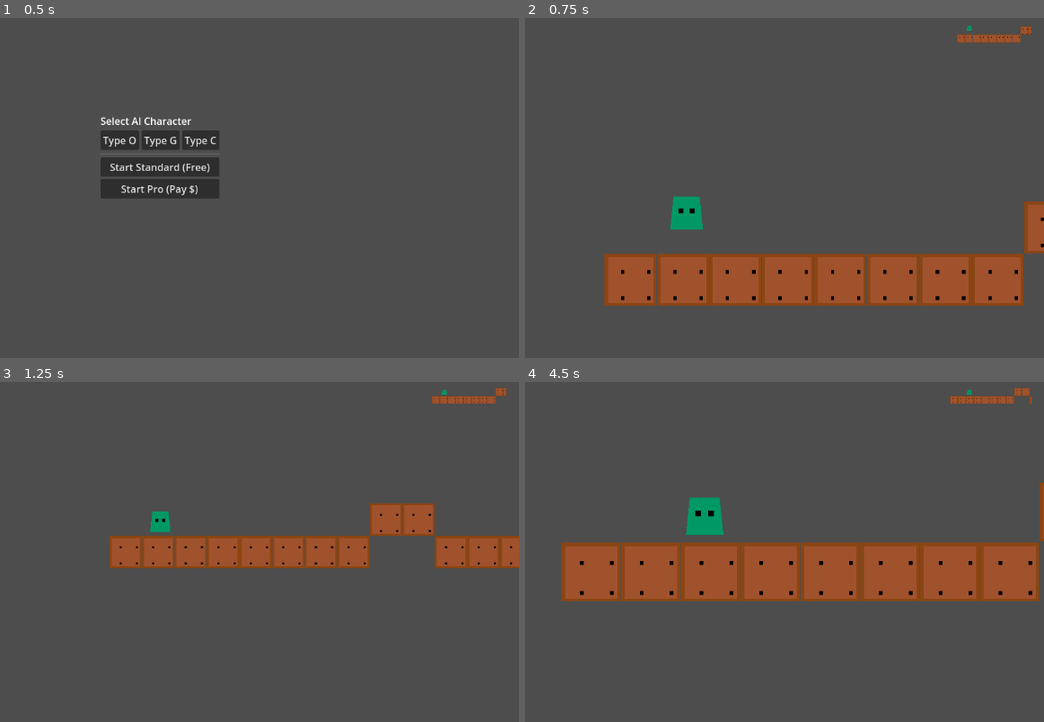
Above: before the commit, frames 1-4 (two rows, left to right).
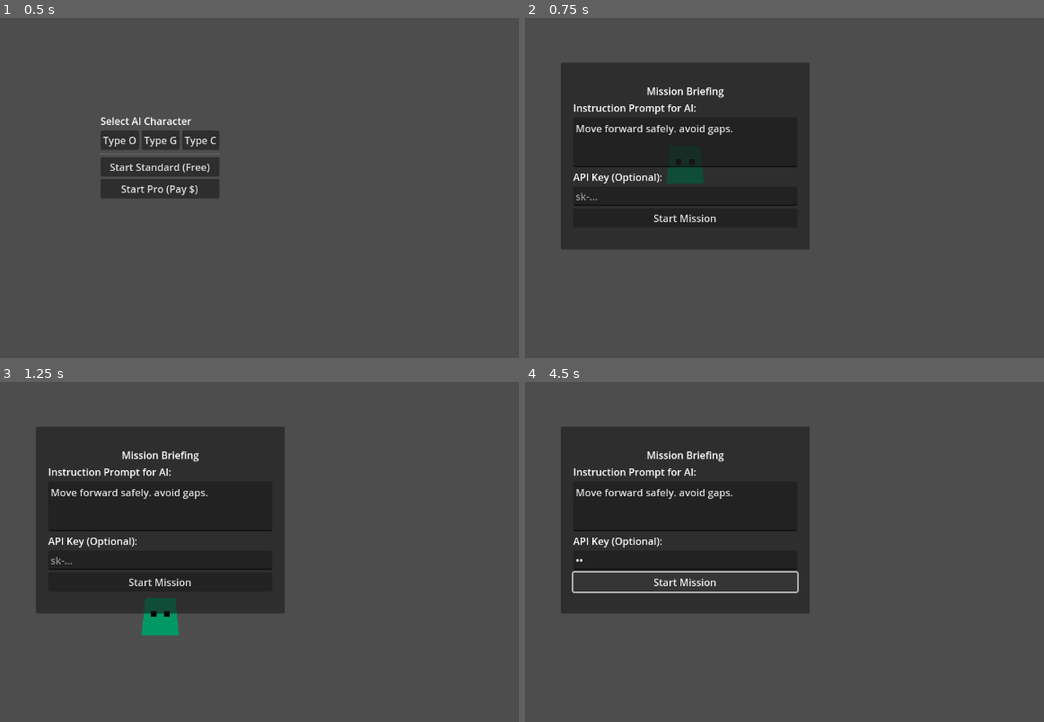
Above: after the commit, the same moments.

Repository: Naoki-kubo64/AI-Action
Game: Godot game, scene res://scenes/main_menu.tscn
Two runs of this game, one before a commit and one after it. Both use one fixed random seed, a clock stepped at 60 frames per second and the inputs below.
Inputs (mouse positions are in pixels of both pictures, inside the frame that each line leads up to):
- Up to frame 1 (0.5 s): no input
- Up to frame 2 (0.75 s): click "Start Standard (Free)" at 0.5 s
- Up to frame 3 (1.25 s): no input
- Up to frame 4 (4.5 s): click (685, 582) at 1.25 s, where only the run after the commit has a clickable "Start Mission"; click (685, 582) at 2 s, where only the run after the commit has a clickable "Start Mission"; click (685, 558) at 2.77 s; type "12" at 2.85 s; click "Start Mission" at 3.5 s

Frame 1 is identical in both runs. In frame 2, 39% of the frame differs, in the area x 6-100%, y 2-85%; in frame 3, 31%; in frame 4, 34%.
Error after the commit: Parse Error: Identifier "system_prompt" not declared in the current scope. (res://scripts/services/llm_service.gd:33)

Commit message:
feat: massively expand ai action set (creep, sprint, high_jump, dance, etc)

Diff:
--- a/scripts/controllers/game_controller.gd
+++ b/scripts/controllers/game_controller.gd
@@ -13,86 +13,107 @@
 var max_turns: int = 30
 var user_prompt: String = ""
 
+# --- COMMAND DICTIONARY ---
+# Defines properties for every possible AI command
+var command_db = {
+	# Ground Movement
+	"STOP": {"speed": 0.0, "jump": 0.0, "duration": 0.5},
+	"WAIT": {"speed": 0.0, "jump": 0.0, "duration": 1.0},
+	"SHORT_WAIT": {"speed": 0.0, "jump": 0.0, "duration": 0.5},
+
+	"CREEP_RIGHT": {"speed": 0.3, "jump": 0.0, "duration": 0.4},
+	"STEP_RIGHT":  {"speed": 0.5, "jump": 0.0, "duration": 0.5},
+	"WALK_RIGHT":  {"speed": 1.0, "jump": 0.0, "duration": 0.8},
+	"RUN_RIGHT":   {"speed": 1.5, "jump": 0.0, "duration": 1.2},
+	"SPRINT_RIGHT":{"speed": 2.0, "jump": 0.0, "duration": 1.5},
+	"BACK_STEP":   {"speed": -0.5, "jump": 0.0, "duration": 0.3}, # Usually moves left if facing right, simplifies to negative speed
+
+	"CREEP_LEFT":  {"speed": -0.3, "jump": 0.0, "duration": 0.4},
+	"STEP_LEFT":   {"speed": -0.5, "jump": 0.0, "duration": 0.5},
+	"WALK_LEFT":   {"speed": -1.0, "jump": 0.0, "duration": 0.8},
+	"RUN_LEFT":    {"speed": -1.5, "jump": 0.0, "duration": 1.2},
+	"SPRINT_LEFT": {"speed": -2.0, "jump": 0.0, "duration": 1.5},
+
+	# Vertical Jumps
+	"HOP":         {"speed": 0.0, "jump": 0.5, "duration": 0.6},
+	"JUMP":        {"speed": 0.0, "jump": 1.0, "duration": 0.8},
+	"HIGH_JUMP":   {"speed": 0.0, "jump": 1.3, "duration": 1.0},
+	"SUPER_JUMP":  {"speed": 0.0, "jump": 1.6, "duration": 1.2},
+
+	# Directional Jumps (Right)
+	"HOP_RIGHT":        {"speed": 0.5, "jump": 0.5, "duration": 0.5},
+	"JUMP_RIGHT":       {"speed": 1.0, "jump": 1.0, "duration": 1.0},
+	"LONG_JUMP_RIGHT":  {"speed": 1.5, "jump": 1.0, "duration": 1.2},
+	"HIGH_JUMP_RIGHT":  {"speed": 0.5, "jump": 1.4, "duration": 1.2},
+	"DASH_JUMP_RIGHT":  {"speed": 2.0, "jump": 1.2, "duration": 1.5},
+
+	# Directional Jumps (Left)
+	"HOP_LEFT":        {"speed": -0.5, "jump": 0.5, "duration": 0.5},
+	"JUMP_LEFT":       {"speed": -1.0, "jump": 1.0, "duration": 1.0},
+	"LONG_JUMP_LEFT":  {"speed": -1.5, "jump": 1.0, "duration": 1.2},
+	"HIGH_JUMP_LEFT":  {"speed": -0.5, "jump": 1.4, "duration": 1.2},
+	"DASH_JUMP_LEFT":  {"speed": -2.0, "jump": 1.2, "duration": 1.5},
+
+	# Special
+	"DANCE": {"speed": 0.0, "jump": 0.0, "duration": 1.5, "special": "DANCE"},
+	"PANIC": {"speed": 0.0, "jump": 0.0, "duration": 1.0, "special": "PANIC"},
+}
+
 func _ready():
-	# Initial setup
 	if GameManager.current_character:
 		print("[GameController] Initialized with ", GameManager.current_character.character_name)
 		player.modulate = GameManager.current_character.base_color
 
-	# Connect signals
 	prompt_ui.game_start_requested.connect(_on_prompt_submitted)
 	LLMService.response_received.connect(_on_llm_response)
 
-	# Generate Level
 	var level_gen = $LevelGenerator
 	var start_pos = level_gen.generate_level($LevelRoot)
 	player.position = start_pos
 
-	# Start Sequence
 	_enter_preview_mode()
-
-	# Setup Minimap
 	_setup_minimap()
 
 func _setup_minimap():
 	var minimap_viewport = $CanvasLayer/MinimapContainer/SubViewportContainer/SubViewport
 	if minimap_viewport:
 		minimap_viewport.world_2d = get_viewport().world_2d
-		# Find Minimap Camera
 		var mini_cam = minimap_viewport.get_node("Camera2D")
 		if mini_cam:
-			# Sync position logic could be added in _process
 			var remote = RemoteTransform2D.new()
 			remote.remote_path = mini_cam.get_path()
 			player.add_child(remote)
 
 func _enter_preview_mode():
 	current_state = State.PREVIEW
-	print("[GameController] State: PREVIEW")
 	prompt_ui.visible = false
-
-	# Zoom out to show level
 	var tween = create_tween()
 	tween.tween_property(camera, "zoom", Vector2(0.5, 0.5), 1.0)
-
-	# Wait for 2 seconds then go to input
 	await get_tree().create_timer(2.0).timeout
 	_enter_input_mode()
 
 func _enter_input_mode():
 	current_state = State.INPUT
-	print("[GameController] State: INPUT")
-
-	# Zoom in to player
 	var tween = create_tween()
 	tween.tween_property(camera, "zoom", Vector2(1.5, 1.5), 0.5)
-
 	prompt_ui.visible = true
-	# Optional: prompt_ui.grab_focus() if implemented
 
 func _on_prompt_submitted(prompt: String, key: String):
 	if current_state != State.INPUT: return
-
 	user_prompt = prompt
 	GameManager.api_key = key
-
 	_enter_action_mode()
 
 func _enter_action_mode():
 	current_state = State.ACTION
-	print("[GameController] State: ACTION")
 	prompt_ui.visible = false
-
-	# Request AI Action ONE TIME
 	_request_ai_action()
 
 func _request_ai_action():
 	if GameManager.current_character == null:
-		print("[GameController] No character, skipping.")
 		_finish_action()
 		return
 
-	# Platformer Context
 	var context = _get_platformer_context()
 	var full_input = "User Instruction: " + user_prompt + "\nContext: " + context
 
@@ -105,58 +126,46 @@
 
 func _get_platformer_context() -> String:
 	var pos_x = int(player.position.x / 64)
-	return "Player at X-Grid=" + str(pos_x) + ". Is On Floor: " + str(player.is_on_floor())
+	return "Player Grid X: " + str(pos_x) + ". Is On Floor: " + str(player.is_on_floor())
 
 func _on_llm_response(response: String):
 	if current_state != State.ACTION: return
-
 	print("[GameController] AI Raw Response: ", response)
 
-	# Clean response
+	# Parse Sequence
 	response = response.replace("\n", "").replace(".", "").strip_edges()
-
-	# Split by commas for sequence
 	var commands = response.split(",")
 
 	for raw_cmd in commands:
-		var cmd = _parse_command(raw_cmd)
-		print("[GameController] Executing Step: ", cmd)
+		var cmd_str = raw_cmd.strip_edges().to_upper()
 
-		# Reset jump trigger for new command step
-		player.set_command(cmd)
-		player.jump_triggered = false
+		# Allow simple fuzzy matching if needed, but strict is better for now
+		# If key not found, try to find substring
+		var action_data = command_db.get("STOP") # Default
 
-		# Duration per step: 0.5s (Matches 128px/s * 0.5s = 64px = 1 block)
-		# If user said "Walk, Jump", we walk for 0.5s, then jump.
-		await get_tree().create_timer(0.5).timeout
+		if command_db.has(cmd_str):
+			action_data = command_db[cmd_str]
+		else:
+			# Fallback: check if includes "RIGHT"
+			if "RIGHT" in cmd_str: action_data = command_db["WALK_RIGHT"]
+			elif "LEFT" in cmd_str: action_data = command_db["WALK_LEFT"]
+			elif "JUMP" in cmd_str: action_data = command_db["JUMP"]
+
+		action_data["cmd"] = cmd_str # Pass name for debugging
+		print("[GameController] Executing: ", cmd_str)
+
+		player.execute_action(action_data)
+
+		var duration = action_data.get("duration", 1.0)
+		await get_tree().create_timer(duration).timeout
 
 	_finish_action()
 
-func _parse_command(raw_cmd: String) -> String:
-	var lower_res = raw_cmd.to_lower()
-	var cmd = "STOP"
-	if "jump_right" in lower_res or ("jump" in lower_res and "right" in lower_res):
-		cmd = "JUMP_RIGHT"
-	elif "jump_left" in lower_res:
-		cmd = "JUMP_LEFT"
-	elif "jump" in lower_res:
-		cmd = "JUMP"
-	elif "left" in lower_res:
-		cmd = "LEFT"
-	elif "right" in lower_res:
-		cmd = "RIGHT"
-	return cmd
-
 func _finish_action():
-	print("[GameController] Action Finished. Stopping.")
-	player.set_command("STOP")
-
-	# Check Win/Loss conditions here if needed
-
-	# Return to Input
+	print("[GameController] Action Finished.")
+	player.execute_action(command_db["STOP"])
 	_enter_input_mode()
 
 func game_over(reason: String):
-	player.set_command("STOP")
-	print("Game Over: ", reason)
+	player.execute_action(command_db["STOP"])
 	retry_dialog.show_fail_dialog()
--- a/scripts/controllers/player_controller.gd
+++ b/scripts/controllers/player_controller.gd
@@ -1,13 +1,14 @@
 extends CharacterBody2D
 class_name PlayerController
 
-@export var move_speed: float = 128.0
+@export var move_speed: float = 200.0
 @export var jump_force: float = -600.0
 @export var gravity: float = 1200.0
 
-# AI Commands
-var current_command: String = ""
-var jump_triggered: bool = false # To prevent bunny hopping in one command
+# Actions parameters
+var target_velocity_x: float = 0.0
+var current_jump_force_mod: float = 1.0
+var is_dancing: bool = false
 
 func _ready():
 	_setup_visuals()
@@ -17,40 +18,54 @@
 	if not is_on_floor():
 		velocity.y += gravity * delta
 
-	# Handle AI Commands
-	_process_command()
+	# Movement Logic
+	if is_dancing:
+		velocity.x = move_toward(velocity.x, 0, move_speed) # Stop while dancing
+		_process_dance(delta)
+	else:
+		velocity.x = move_toward(velocity.x, target_velocity_x, move_speed * 5 * delta)
 
 	move_and_slide()
 
-	# Simple visual rotation
+	# Visuals
 	if velocity.x != 0:
 		$Visuals.scale.x = sign(velocity.x)
 
-func set_command(cmd: String):
-	if current_command != cmd:
-		current_command = cmd
-		jump_triggered = false # Reset jump flag on new command logic?
-		# Or should reset only when explicitly setting a new instruction sequence?
-		# For this prototype, we assume set_command comes from a queued sequence.
+func execute_action(action_data: Dictionary):
+	# Reset states
+	is_dancing = false
+	$Visuals.rotation = 0
+	target_velocity_x = 0.0
 
-func _process_command():
-	# Default friction
-	velocity.x = move_toward(velocity.x, 0, move_speed)
+	var cmd = action_data.get("cmd", "STOP")
+	var speed_mod = action_data.get("speed", 0.0)
+	var jump_mod = action_data.get("jump", 0.0)
+	var special = action_data.get("special", "")
 
-	# Parse
-	var cmd_upper = current_command.to_upper()
+	# horizontal
+	target_velocity_x = move_speed * speed_mod
 
-	if "RIGHT" in cmd_upper:
-		velocity.x = move_speed
-	elif "LEFT" in cmd_upper:
-		velocity.x = -move_speed
-	elif "STOP" in cmd_upper:
-		velocity.x = 0
+	# vertical
+	if jump_mod > 0.0 and is_on_floor():
+		velocity.y = jump_force * jump_mod
 
-	if "JUMP" in cmd_upper:
-		if is_on_floor() and not jump_triggered:
-			velocity.y = jump_force
-			jump_triggered = true # Lock jump until reset
+	# Special
+	if special == "DANCE":
+		is_dancing = true
+	elif special == "PANIC":
+		# Handle panic in process or just erratic movement
+		_start_panic()
+
+func _process_dance(delta):
+	$Visuals.rotation += 10.0 * delta
+
+func _start_panic():
+	var tween = create_tween()
+	for i in range(5):
+		tween.tween_property($Visuals, "position:x", 5, 0.05)
+		tween.tween_property($Visuals, "position:x", -5, 0.05)
+	tween.tween_property($Visuals, "position:x", 0, 0.05)
+
 
 func _setup_visuals():
 	if has_node("Visuals"): return
--- a/scripts/services/llm_service.gd
+++ b/scripts/services/llm_service.gd
@@ -30,8 +30,14 @@
 	print("[LLMService] Request URL: ", url.replace(api_key, "HIDDEN_KEY"))
 	var headers = ["Content-Type: application/json"]
 
-	var system_prompt = profile.get_combined_system_prompt(is_pro)
-	var full_prompt = system_prompt + "\n\n" + input + "\n\nIMPORTANT: Output a list of commands separated by commas. Example: 'RIGHT, JUMP_RIGHT, RIGHT'. Available commands: [RIGHT, LEFT, JUMP, JUMP_RIGHT, STOP, JUMP_LEFT]. 'RIGHT' means Walk Right. Do not add any explanation."
+	var full_prompt = system_prompt + "\n\n" + input + "\n\nIMPORTANT: Output a list of commands separated by commas. Use nuances based on user intent.\n"
+	full_prompt += "COMMAND LIST:\n"
+	full_prompt += "- Move: CREEP_RIGHT/LEFT (Slow), STEP_RIGHT/LEFT, WALK_RIGHT/LEFT, RUN_RIGHT/LEFT, SPRINT_RIGHT/LEFT (Fast)\n"
+	full_prompt += "- Jump: HOP (Low), JUMP, HIGH_JUMP, SUPER_JUMP (High)\n"
+	full_prompt += "- Directional Jump: HOP_RIGHT/LEFT, JUMP_RIGHT/LEFT, LONG_JUMP_RIGHT/LEFT (Far), DASH_JUMP_RIGHT/LEFT (Very Far)\n"
+	full_prompt += "- Misc: WAIT, DANCE, PANIC\n"
+	full_prompt += "Example: 'RUN_RIGHT, LONG_JUMP_RIGHT, WALK_RIGHT'\n"
+	full_prompt += "Output ONLY the command list."
 
 	print("[LLMService] Sending Prompt:\n", full_prompt)
 
